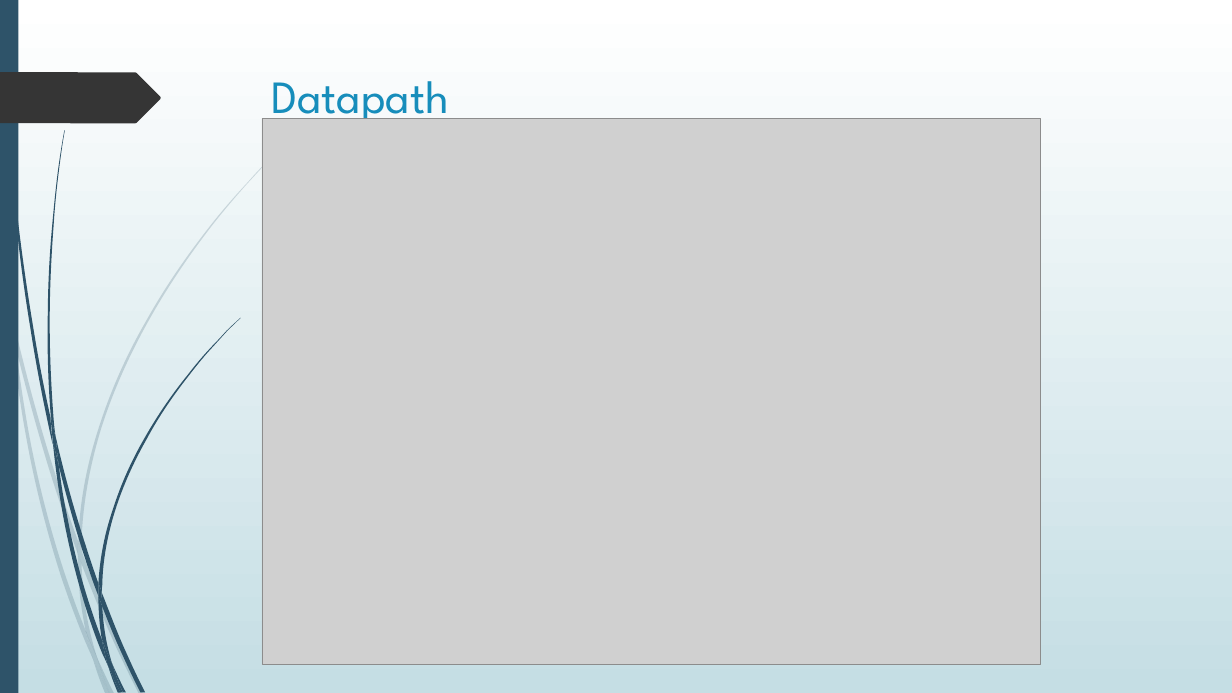
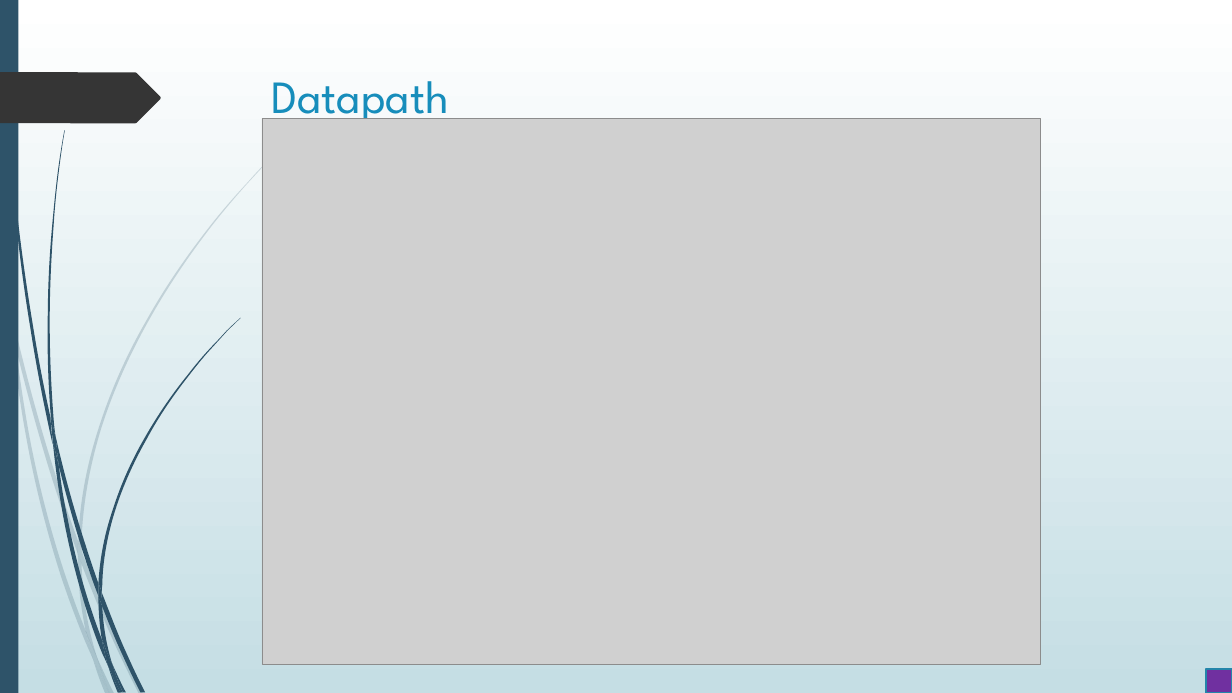
Before and after one commit to merreltc/16-Bit-Processor, a slide deck: slide 6 of FinalReport/FinalPresentation-Working.pptx. Drawn at 1232x693 pixels with LibreOffice and Linux fonts; fonts in the diff are those of the drawing; grey boxes stand for pictures. Boxes give left, top, right and bottom in pixels: in the first picture for what was removed or moved away, otherwise in the second. Text is boxed around its words. In the diff, an @@ line names an element or a change of style, - is before the commit and + after.

```diff
--- a/FinalReport/FinalPresentation-Working.pptx
+++ b/FinalReport/FinalPresentation-Working.pptx
@@ rectangle added at (x1=1206, y1=669, x2=1232, y2=693), fill #7030A0, outline #2485AA 1.25 pt @@
```
Also in this commit, not shown: 4 other slides changed, 6 slides added.
